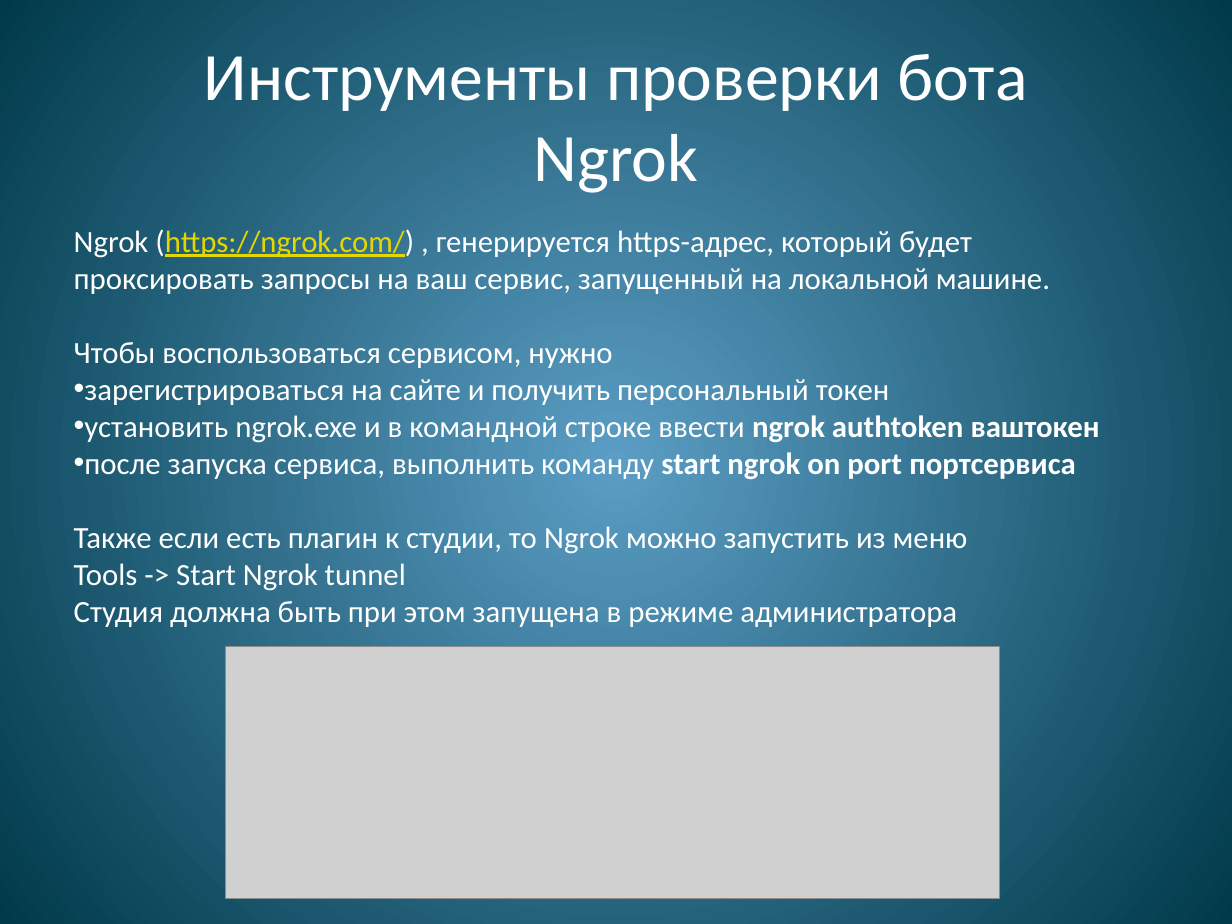
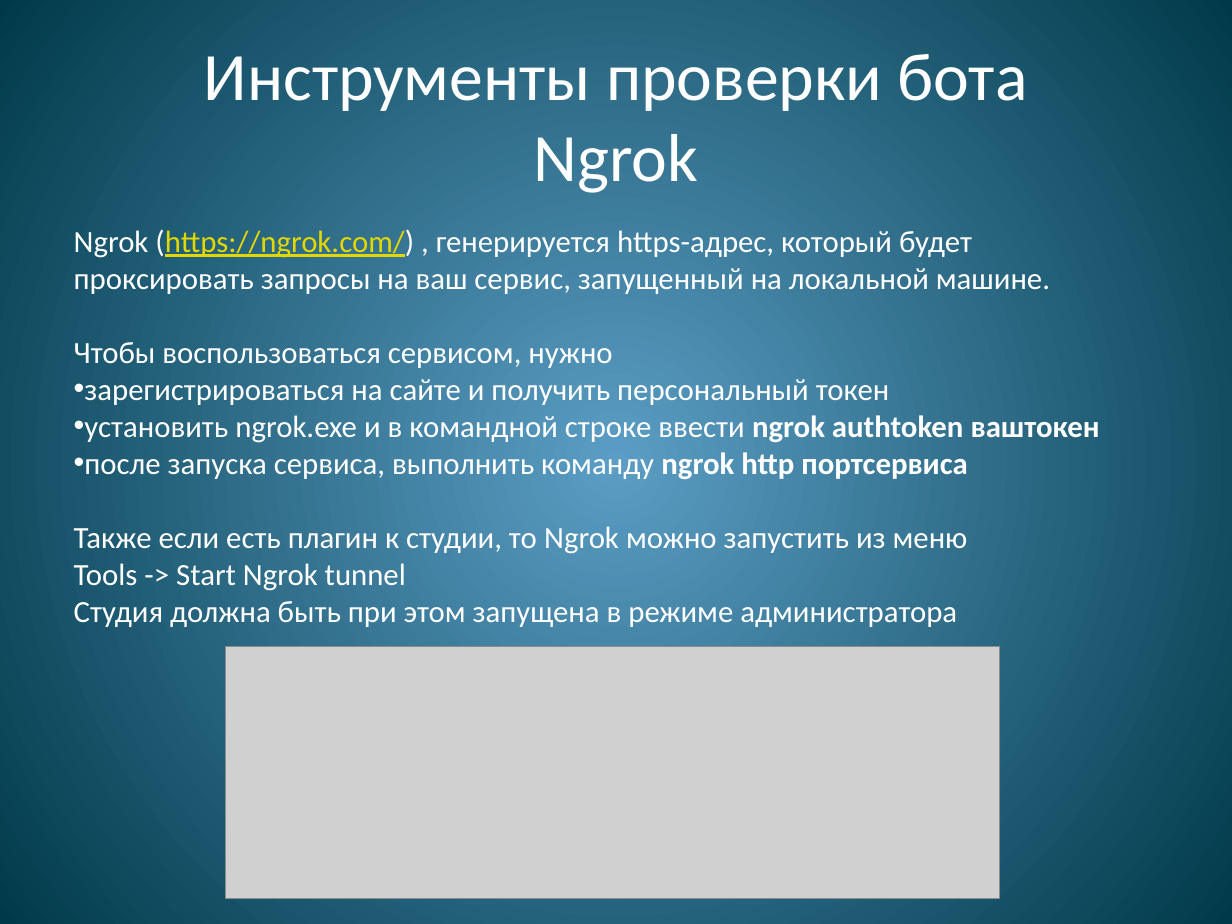
Before and after one commit to WrMax/TelegramDemo, a slide deck: slide 11 of Bot.pptx. Drawn at 1232x924 pixels with LibreOffice and Linux fonts; fonts in the diff are those of the drawing; grey boxes stand for pictures. Boxes give left, top, right and bottom in pixels: in the first picture for what was removed or moved away, otherwise in the second. Text is boxed around its words. In the diff, an @@ line names an element or a change of style, - is before the commit and + after.

```diff
--- a/Bot.pptx
+++ b/Bot.pptx
@@ text at box(84, 452, 968, 479): text changed @@
-• после запуска сервиса, выполнить команду start ngrok on port портсервиса
+• после запуска сервиса, выполнить команду ngrok http портсервиса
```
Also in this commit, not shown: 1 other slide changed, 2 other files.
